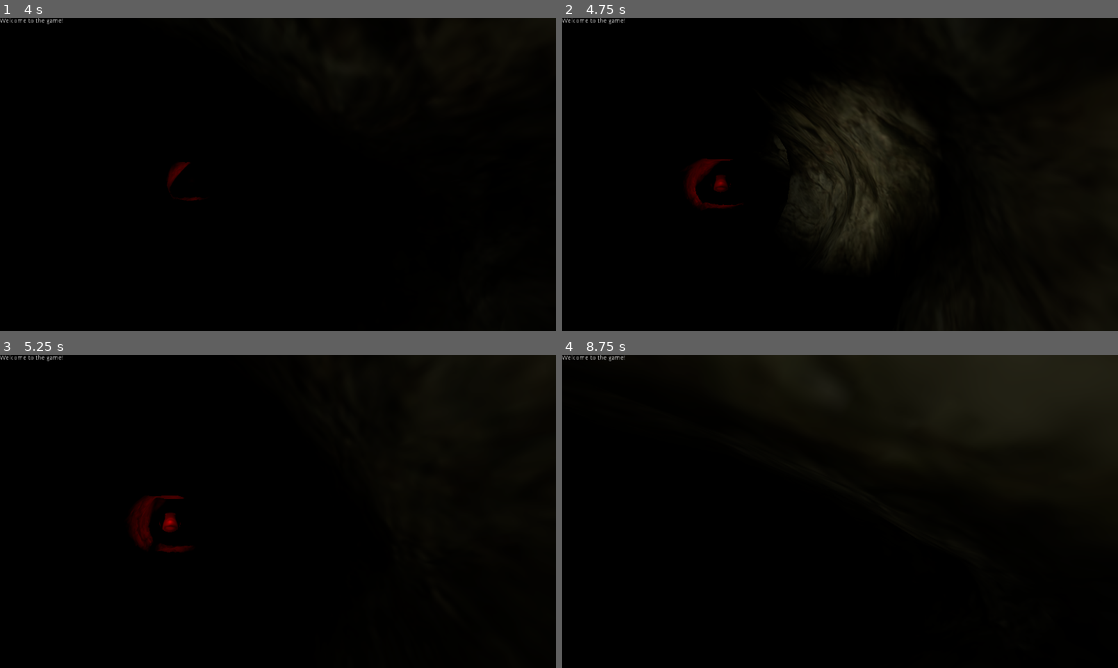
Above: before the commit, frames 1-4 (two rows, left to right).
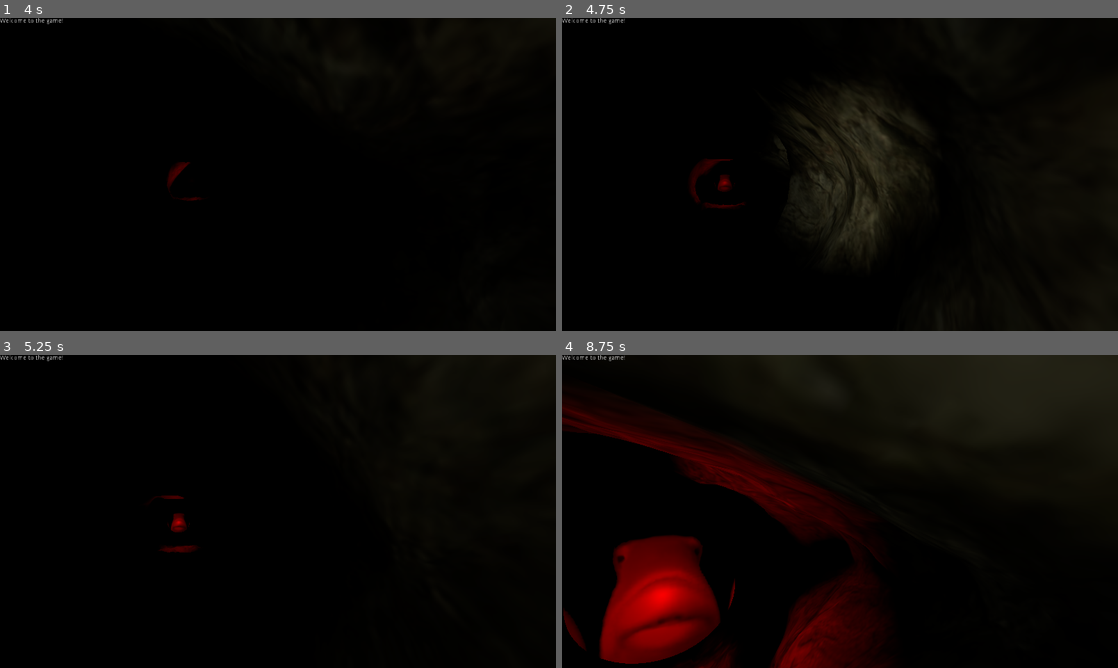
Above: after the commit, the same moments.

Repository: nonagaga/Watery-Grave-3D
Game: Godot game, scene res://Scenes/MainScenes/SceneManager.tscn
The game is run twice, just before and just after one commit, with the same random seed, the same clock (stepped at 60 frames per second) and the same inputs.
Inputs (mouse positions are in pixels of both pictures, inside the frame that each line leads up to):
- Up to frame 1 (4 s): click "Start" at 0.5 s; tap F (Flashlight Toggle) at 1.25, 2.1, 3.6 s; move the mouse to (305, 174) at 1.27 s; hold F (Flashlight Toggle) 1.28-2.03 s; hold W (move_forward) from 1.28 s (still down); move the mouse to (250, 174) at 2.02 s; tap Space (swim_up) at 2.75 s; move the mouse to (289, 168) at 2.77 s; hold F (Flashlight Toggle) 2.78-3.53 s; move the mouse to (272, 180) at 3.52 s
- Up to frame 2 (4.75 s): keep holding W (move_forward); move the mouse to (878, 177) at 4.27 s; hold F (Flashlight Toggle) from 4.28 s (still down)
- Up to frame 3 (5.25 s): keep holding W (move_forward); move the mouse to (233, 508) at 5.02 s; release F (Flashlight Toggle) at 5.03 s; tap F (Flashlight Toggle) at 5.1 s
- Up to frame 4 (8.75 s): move the mouse to (845, 511) at 5.77 s; hold F (Flashlight Toggle) 5.78-6.53 s; move the mouse to (817, 505) at 6.52 s; release W (move_forward) at 6.53 s; hold D (move_right) 6.53-7.28 s; tap F (Flashlight Toggle) at 6.6, 8.1 s; move the mouse to (867, 511) at 7.27 s; hold F (Flashlight Toggle) 7.28-8.03 s; hold W (move_forward) from 7.28 s (still down); move the mouse to (812, 511) at 8.02 s

Frame 1 is identical in both runs. In frame 2, 0.2% of the frame differs, in the area x 22-33%, y 45-60%; in frame 3, 0.7%; in frame 4, 17%, in the area x 0-58%, y 14-100%.

Commit message:
enemy has fov

Diff:
--- a/Scenes/Enemies/Enemy.gd
+++ b/Scenes/Enemies/Enemy.gd
@@ -6,8 +6,9 @@
 export var speed = 500
 export var turn_speed = 2
 
-export var detection_distance = 20
+export var detection_distance = 100
 export var correction_strength = 1
+export var fov = 45
 
 enum {WANDERING_STATE,ATTACK_STATE}
 
@@ -18,7 +19,9 @@
 func _physics_process(delta):
 	new_pathfind(delta)
 	if(target.translation.distance_to(translation) <= detection_distance):
-		state = ATTACK_STATE
+		detect_player()
+	else:
+		state = WANDERING_STATE
 	if state == ATTACK_STATE:
 		turn(delta)
 	move(delta)
@@ -26,7 +29,7 @@
 func turn(delta):
 	var rotation_transform = transform.looking_at(target.global_translation, Vector3.UP)
 	var rotation_quat = rotation_transform.basis.get_rotation_quat()
-	var curr_rotation_quat = Quat(transform.basis)
+	var curr_rotation_quat = transform.basis.get_rotation_quat()
 	var interpolated_quat = curr_rotation_quat.slerp(rotation_quat, turn_speed * delta)
 	transform.basis = Basis(interpolated_quat)
 
@@ -56,3 +59,11 @@
 
 func _enemy_in_light():
 	state = ATTACK_STATE
+
+func detect_player():
+	var direction_vector = global_translation.direction_to(target.global_translation)
+	print(String(direction_vector.dot(transform.basis.z.normalized() * -1)) + " " + String(acos(deg2rad(fov))))
+	if direction_vector.dot(transform.basis.z.normalized() * -1) > acos(deg2rad(fov)):
+		state = ATTACK_STATE
+	else:
+		state = WANDERING_STATE
